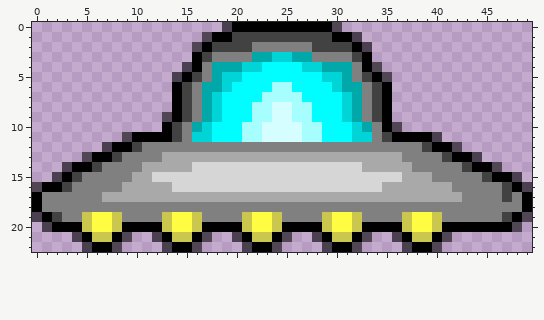
File history of a pixel-art sprite, core/raw-sprites/invader-0.png. Above, as it was before the edit.
The file is 50x23 pixels.
New version:
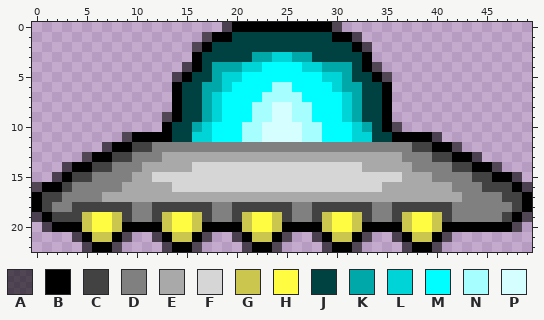
Palette (. is transparent): A #00000096  B #000000  C #424242  D #808080  E #a9a9a9  F #d6d6d6  G #cbc64e  H #fffc41  J #004242  K #00a8a9  L #00d4d6  M #00fdff  N #a6feff  P #d4feff
Diff:
Colour D gives way to colour C in row 12 at x 11 and 38; in row 13 at x 9 and 40; in row 14 at x 7 and 42; in row 15 at x 5 and 44; in row 16 at x 45 to 46; in row 17 at x 1 to 2 and 48.
Colour D gives way to colour C in row 18 at x 1, 4 to 9, 12 to 17, 20 to 25, 28 to 33, 36 to 41 and 48; in row 19 at x 3 to 4, 9, 12, 17, 20, 25, 28, 33, 36 and 41.
Colour C gives way to colour J in row 1 at x 20 to 29; in row 2 at x 18 to 21 and 28 to 31; in row 3 at x 17 and 32; in row 5 at x 16 and 33; in rows 6 to 9 at x 15 and 34; in row 10 at x 14.
Colour C gives way to colour J in row 11 at x 14 and 35.
Colour D gives way to colour J in row 2 at x 22 to 27; in row 3 at x 18 to 21 and 28 to 31; in rows 4 to 5 at x 17 and 32; in rows 6 to 9 at x 16 and 33; in rows 10 to 11 at x 15 and 34.
